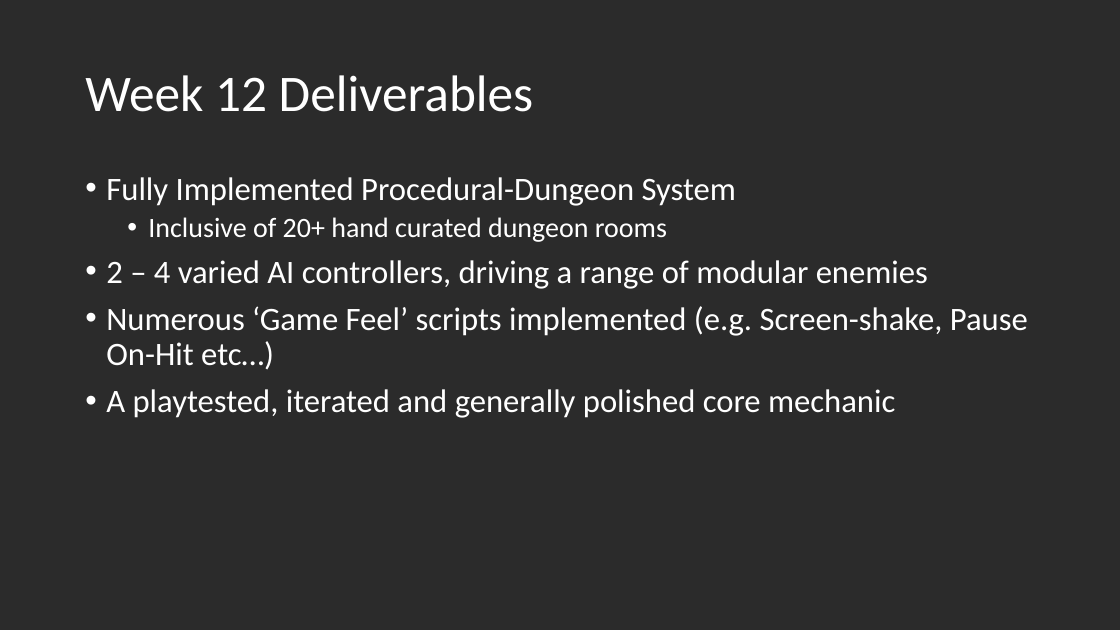
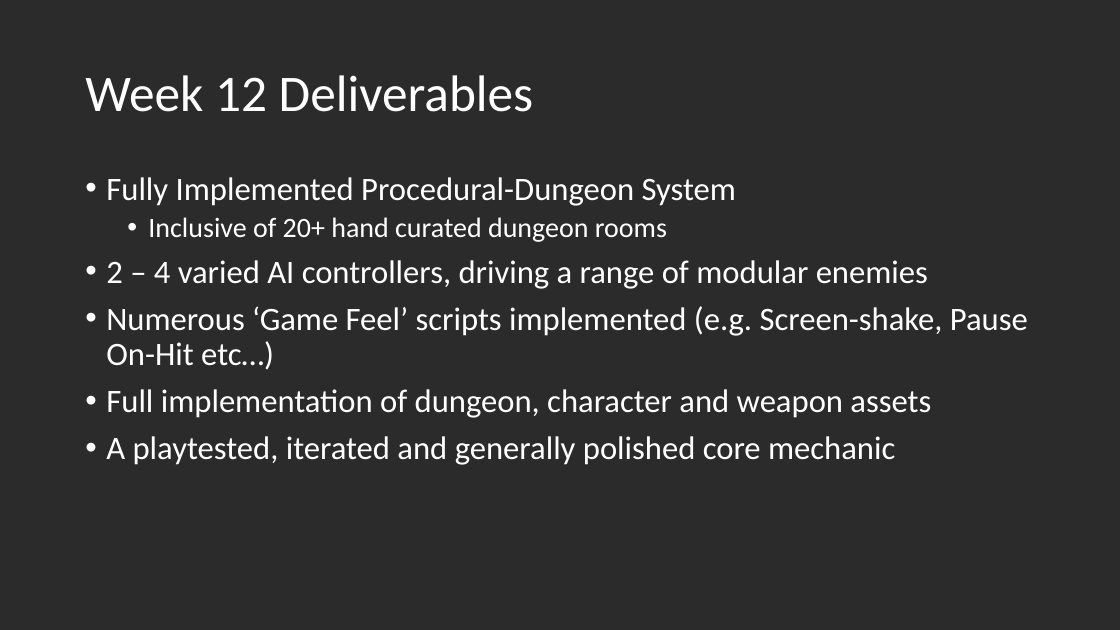
Before and after one commit to UoSGroupProjects1819/mgp-team16, a slide deck: slide 8 of Presentations/Week 6 Presentation/Group 16 Presentation.pptx. Drawn at 1120x630 pixels with LibreOffice and Linux fonts; fonts in the diff are those of the drawing; background and template pictures are left out; a plain dark background stands for a picture behind light text. Boxes give left, top, right and bottom in pixels: in the first picture for what was removed or moved away, otherwise in the second. Text is boxed around its words. In the diff, an @@ line names an element or a change of style, - is before the commit and + after.

```diff
--- a/Presentations/Week 6 Presentation/Group 16 Presentation.pptx
+++ b/Presentations/Week 6 Presentation/Group 16 Presentation.pptx
@@ text at [106,389,931,418]: paragraph added @@
+• Full implementation of dungeon, character and weapon assets
```
Also in this commit, not shown: 2 other slides changed, 2 slides added, 2 slides removed, 4 other files.
